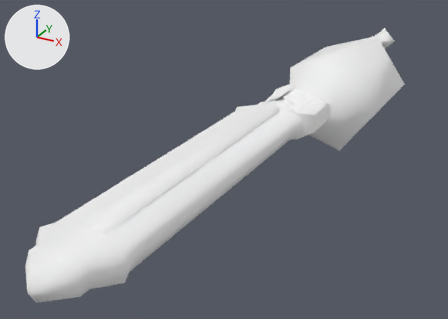
The glTF model docs/models/weapons/w14/008.glb: old version first, new version second.
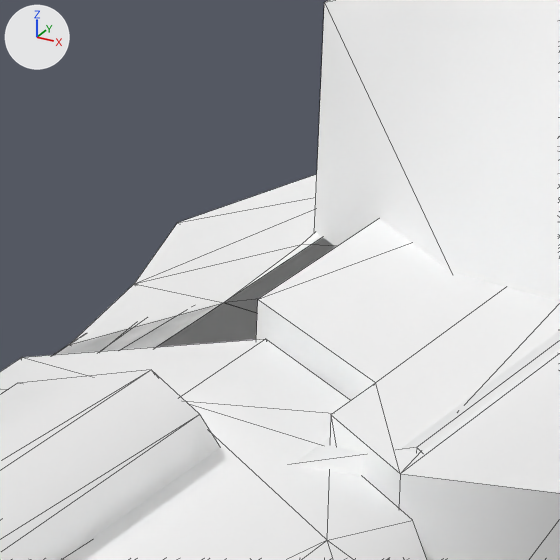
There are two pictures of each version: one whole from a 50 mm camera at (1.09, -3.47, 0.96) aimed at (-0.21, -1.11, -0.22), one close up on the part from 58% to 70% of the width and 21% to 38% of the height. The lights are fixed; the arrows at upper left show +X, +Y and +Z. The first two pictures are the older version. The close-ups show mesh edges as thin lines. Vertices at exactly the same position are counted once.

In view in the first close-up: 'Group[0]', 'Group[100]', 'Group[1]', 'Group[24]', 'Group[2]', 'Group[4]'.
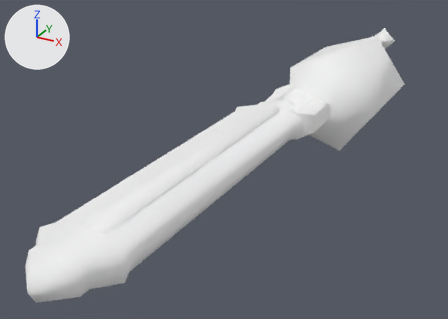
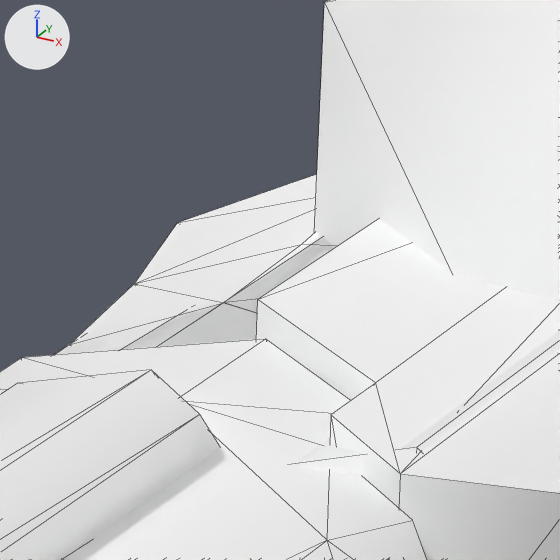
Edits to the scene script, one JSON object a line:
```json
{"block": "me_group_1", "where": "# used by ob_group_1; location = (0.0, 0.0, 0.0)"}
{"block": "me_group_1", "where": "# verts and faces of me_group_1; kept vertices keep their numbers, new ones are numbered from 65"}
{"block": "me_group_1", "where": "# before: 27 (-0.06, -1.54, 0.03), 28 (0.13, -1.68, 0.03), 29 (-0.06, -0.21, 0.03), 30 (0.13, -0.57, 0.0), 31 (0.11, -1.98, 0.0)"}
{"block": "me_group_1", "where": "# before: 32 (0.13, -1.68, -0.03), 33 (-0.06, -0.21, -0.03), 34 (-0.13, -0.3, 0.0), 35 (-0.13, -1.61, 0.0), 36 (-0.06, -1.54, -0.03)"}
{"op": "remove", "block": "me_group_1", "code": "me_group_1.from_pydata(...)  # 65 vertices, 132 faces; spans x -0.17..0.13, y -1.98..0.63, z -0.08..0.08"}
{"op": "add", "block": "me_group_1", "code": "me_group_1.from_pydata(...)  # 59 vertices, 104 faces; spans x -0.17..0.13, y -1.98..0.63, z -0.08..0.08"}
{"block": "me_group_1", "change": "me_group_1 part 1"}
{"op": "add", "block": "me_group_1", "code": "delete_vertices([28, 29, 30, 32, 33, 34])  # with the faces that use them"}
{"op": "add", "block": "me_group_1", "code": "delete_faces([(27, 35, 31), (31, 35, 36)])"}
{"block": "me_group_1", "change": "other edits to the shape of me_group_1 do not show in these pictures"}
{"block": "me_group_2", "where": "# used by ob_group_2; location = (0.0, 0.0, 0.0)"}
{"op": "remove", "block": "me_group_2", "code": "me_group_2.from_pydata(...)  # 68 vertices, 132 faces; spans x -0.17..0.13, y -2.3..0.9, z -0.08..0.08"}
{"op": "add", "block": "me_group_2", "code": "me_group_2.from_pydata(...)  # 59 vertices, 104 faces; spans x -0.17..0.13, y -2.3..0.9, z -0.08..0.08"}
{"block": "me_group_2", "change": "me_group_2 part 2: the loose piece of 8 vertices spanning x -0.13..0.13, y -1.15..-0.55, z -0.03..0.03 is deleted"}
{"block": "me_group_2", "change": "other edits to the shape of me_group_2 do not show in these pictures"}
```

Where the change shows, as pixel boxes (x1, y1, x2, y2) in the close-ups (560 x 560 px):
```json
{"object": "Group[2]", "change": "reshaped", "before": [54, 174, 333, 355], "after": [57, 174, 334, 355]}
{"object": "Group[1]", "change": "reshaped", "before": [56, 238, 335, 355], "after": [54, 238, 335, 355]}
{"part": 1, "of": "me_group_1", "change": "deleted", "before": [56, 238, 334, 355], "on screen": "mostly hidden"}
{"part": 2, "of": "me_group_2", "change": "deleted", "before": [54, 304, 221, 355], "on screen": "mostly hidden"}
```
